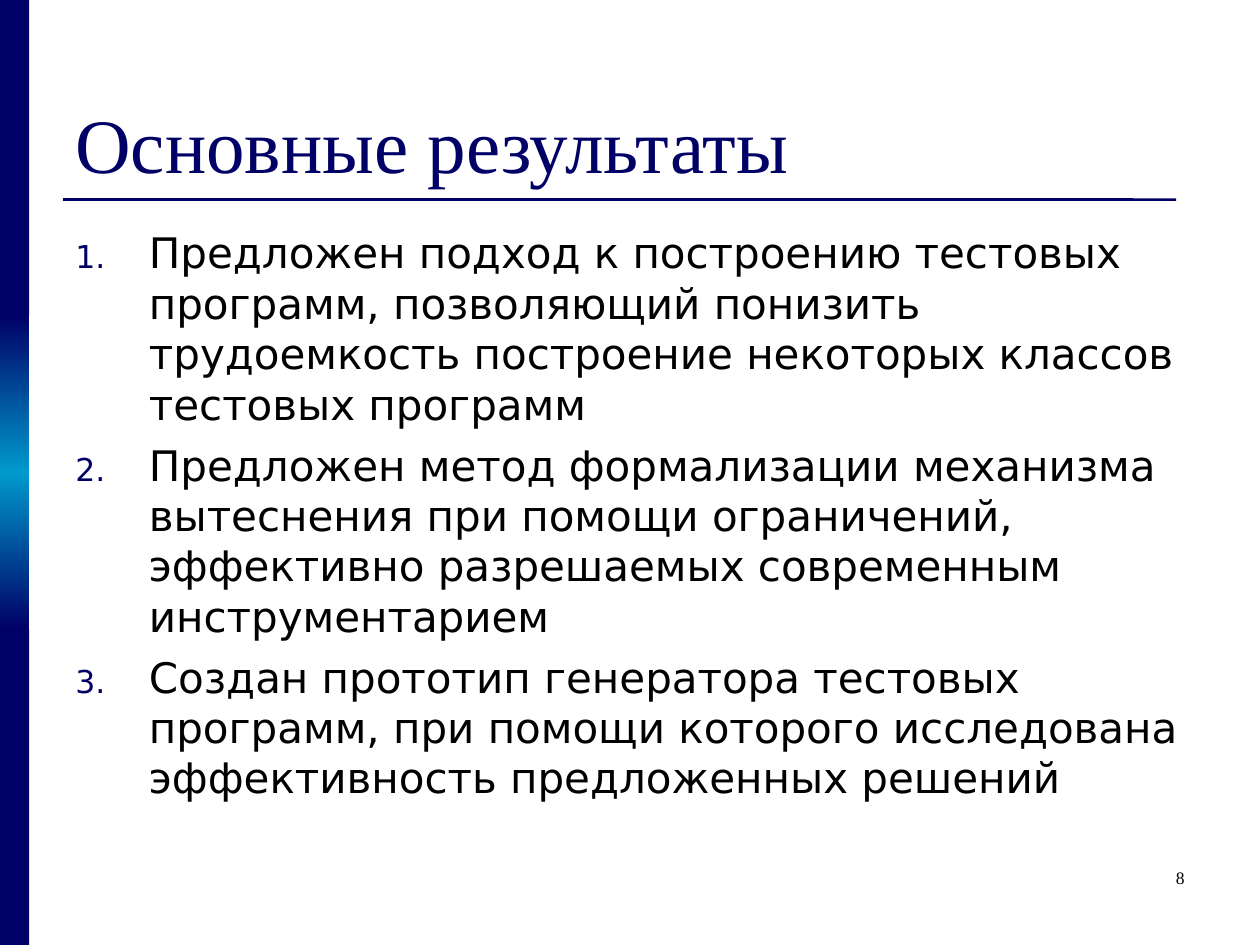
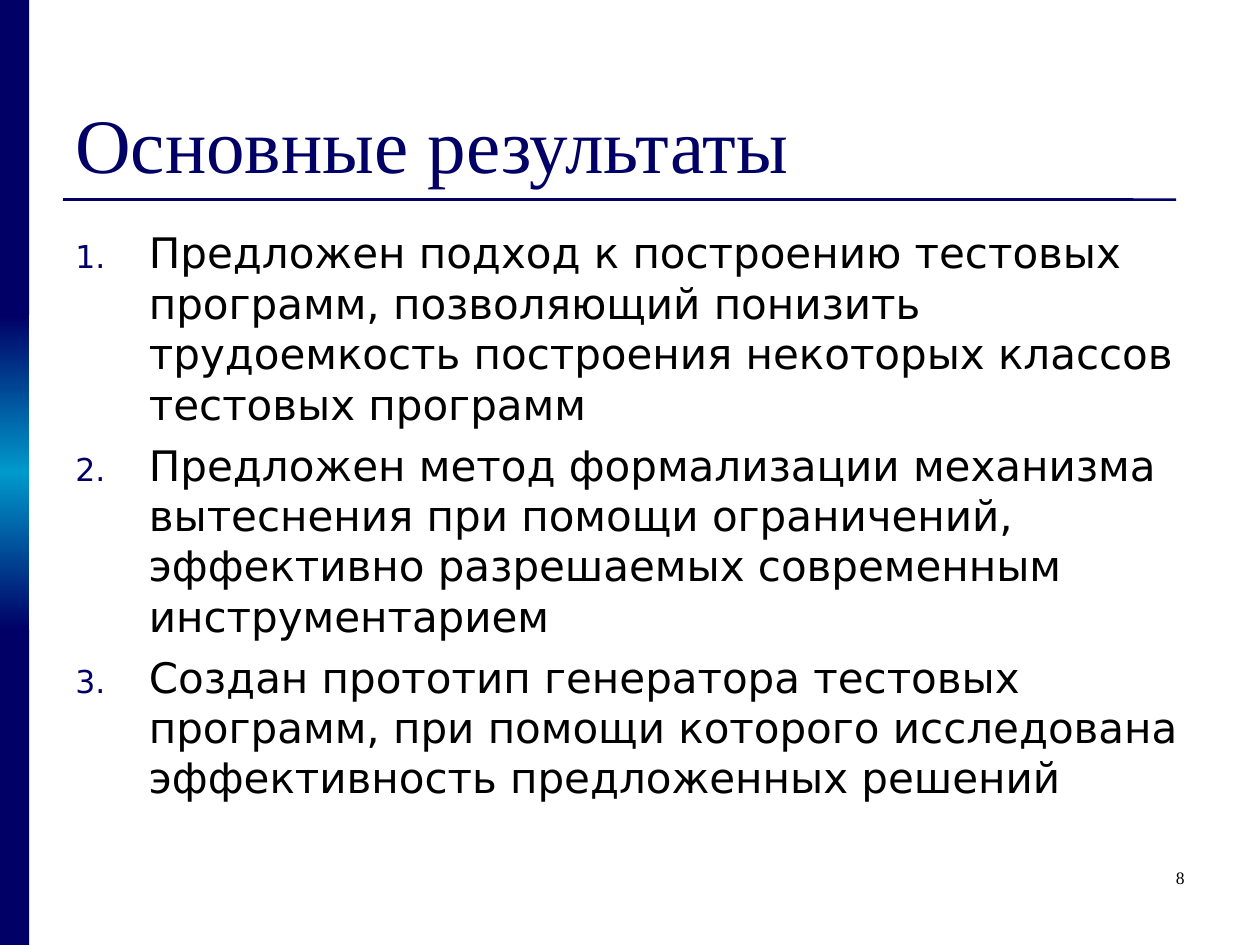
Before and after one commit to kornevgen/tesla-project, a slide deck: slide 8 of papers/THESIS/talks/z2611.ppt. Drawn at 1260x945 pixels with LibreOffice and Linux fonts; fonts in the diff are those of the drawing. Boxes give left, top, right and bottom in pixels: in the first picture for what was removed or moved away, otherwise in the second. Text is boxed around its words. In the diff, an @@ line names an element or a change of style, - is before the commit and + after.

```diff
--- a/papers/THESIS/talks/z2611.ppt
+++ b/papers/THESIS/talks/z2611.ppt
@@ text at (x1=149, y1=237, x2=1172, y2=429): text changed @@
-1. Предложен подход к построению тестовых программ, позволяющий понизить трудоемкость построение некоторых классов тестовых программ
+1. Предложен подход к построению тестовых программ, позволяющий понизить трудоемкость построения некоторых классов тестовых программ
```
Also in this commit, not shown: 2 other slides changed.
